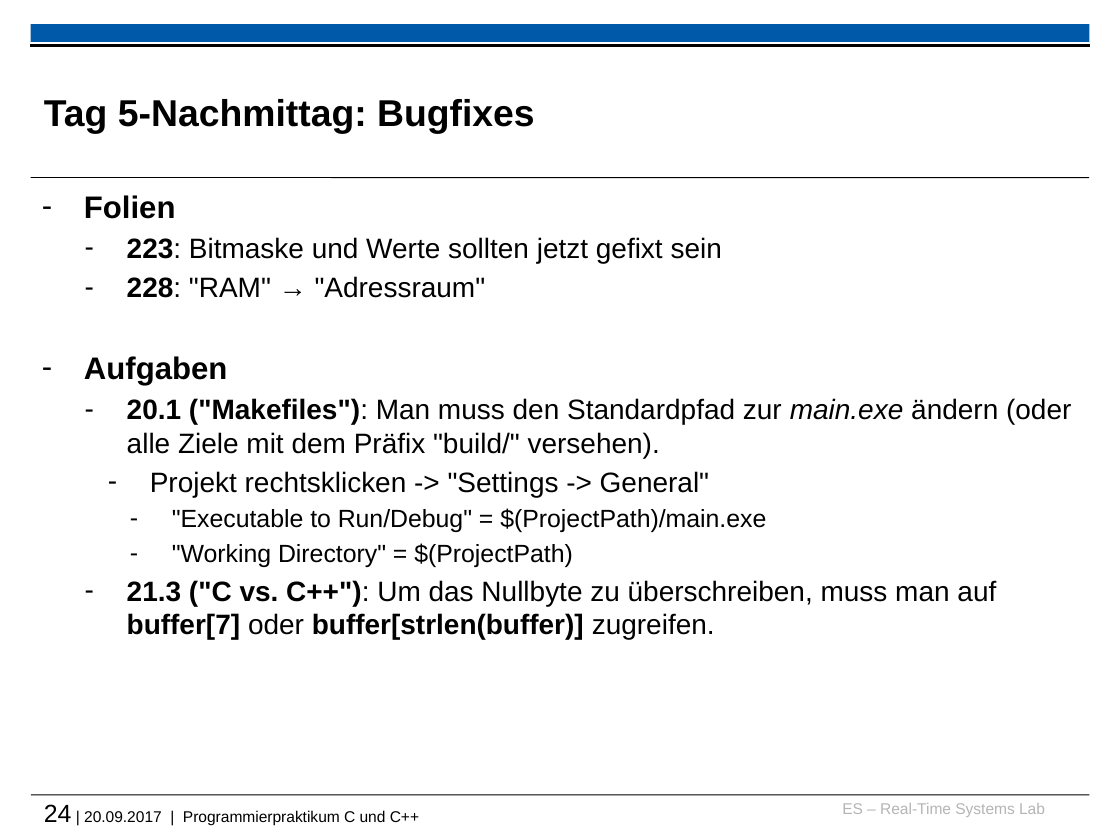
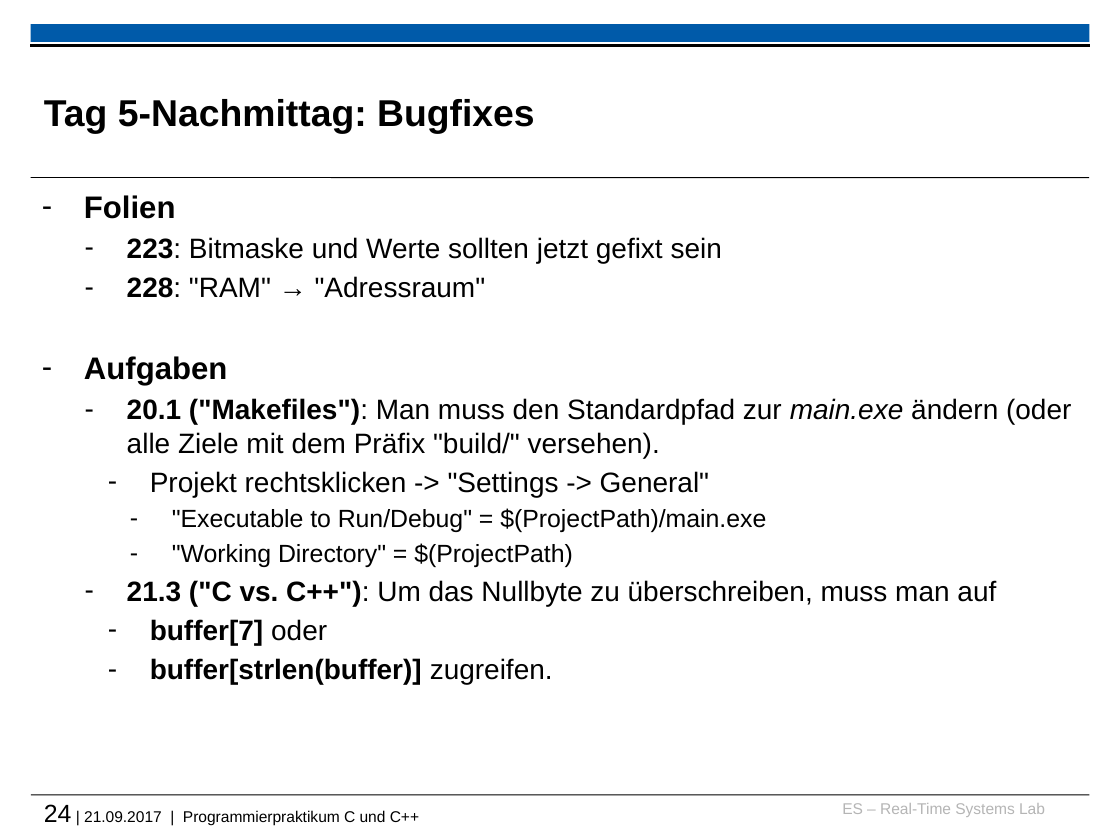
Before and after one commit to h82k/tud-cppp, a slide deck: slide 24 of 2017/recap_and_warmup_slides.pptx. Drawn at 1120x840 pixels with LibreOffice and Linux fonts; fonts in the diff are those of the drawing; background and template pictures are left out. Boxes give left, top, right and bottom in pixels: in the first picture for what was removed or moved away, otherwise in the second. Text is boxed around its words. In the diff, an @@ line names an element or a change of style, - is before the commit and + after.

```diff
--- a/2017/recap_and_warmup_slides.pptx
+++ b/2017/recap_and_warmup_slides.pptx
@@ text at <box>127,580,996,684</box>: text changed @@
-  – 21.3 ("C vs. C++"): Um das Nullbyte zu überschreiben, muss man auf buffer[7] oder buffer[strlen(buffer)] zugreifen.
+  – 21.3 ("C vs. C++"): Um das Nullbyte zu überschreiben, muss man auf
+    – buffer[7] oder
+    – buffer[strlen(buffer)] zugreifen.
@@ text at <box>44,804,419,825</box>: text changed @@
-24 | 20.09.2017 | Programmierpraktikum C und C++
+24 | 21.09.2017 | Programmierpraktikum C und C++
```
Also in this commit, not shown: 1 slide added.
